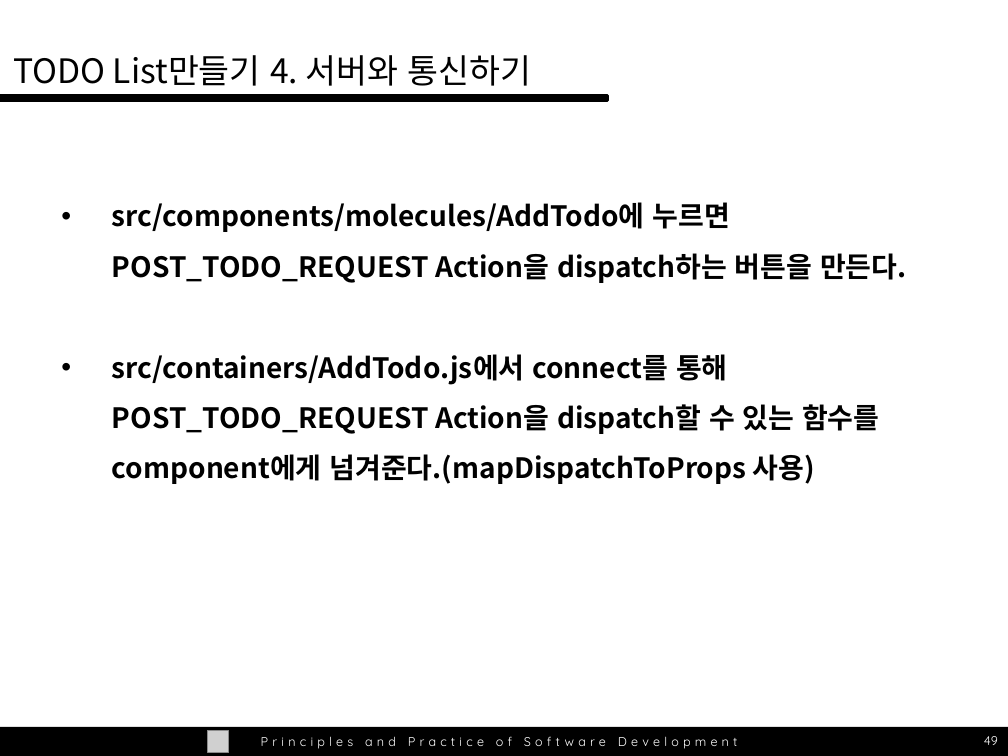
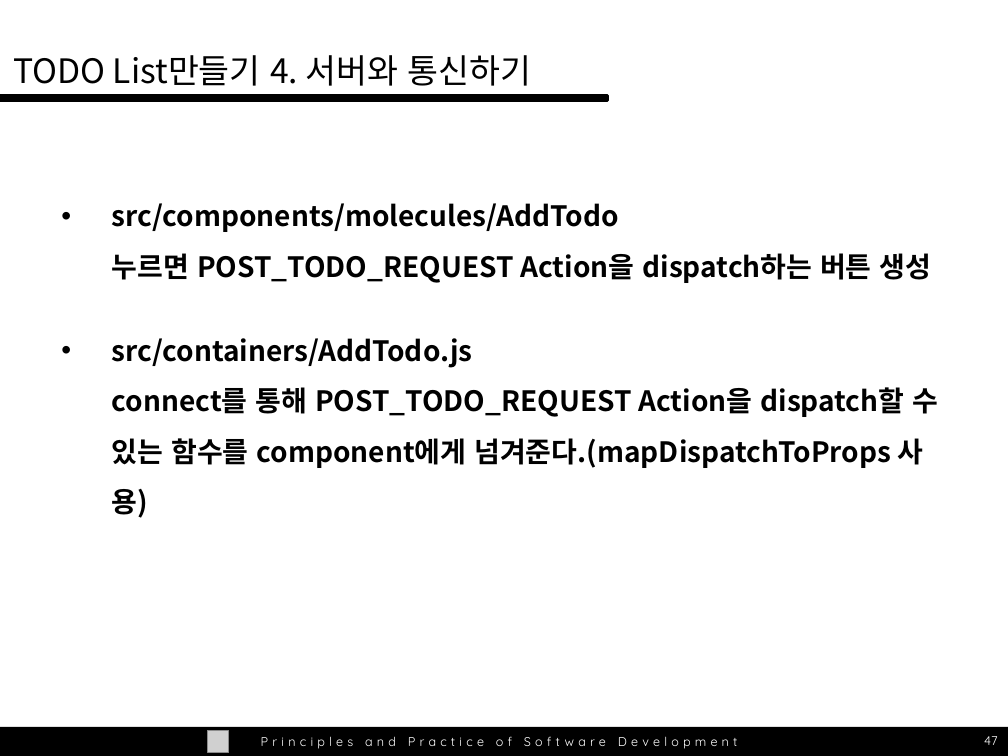
Before and after one commit to wlxyzlw/swpp201701, a slide deck: slide 47 of ta-session/swpp_04.10_redux.pptx (slide 49 before the commit). Drawn at 1008x756 pixels with LibreOffice and Linux fonts; fonts in the diff are those of the drawing; grey boxes stand for pictures. Boxes give left, top, right and bottom in pixels: in the first picture for what was removed or moved away, otherwise in the second. Text is boxed around its words. In the diff, an @@ line names an element or a change of style, - is before the commit and + after.

```diff
--- a/ta-session/swpp_04.10_redux.pptx
+++ b/ta-session/swpp_04.10_redux.pptx
@@ text at [112,203,938,518]: text changed @@
-• src/components/molecules/AddTodo에 누르면POST_TODO_REQUEST Action을 dispatch하는 버튼을 만든다.
-• src/containers/AddTodo.js에서 connect를 통해 POST_TODO_REQUEST Action을 dispatch할 수 있는 함수를 component에게 넘겨준다.(mapDispatchToProps 사용)
+• src/components/molecules/AddTodo
+  누르면 POST_TODO_REQUEST Action을 dispatch하는 버튼 생성
+• src/containers/AddTodo.js
+  connect를 통해 POST_TODO_REQUEST Action을 dispatch할 수 있는 함수를 component에게 넘겨준다.(mapDispatchToProps 사용)
@@ page number at [984,736,998,745]: text changed @@
-49
+47
```
Also in this commit, not shown: 29 other slides changed, 1 slide removed.
